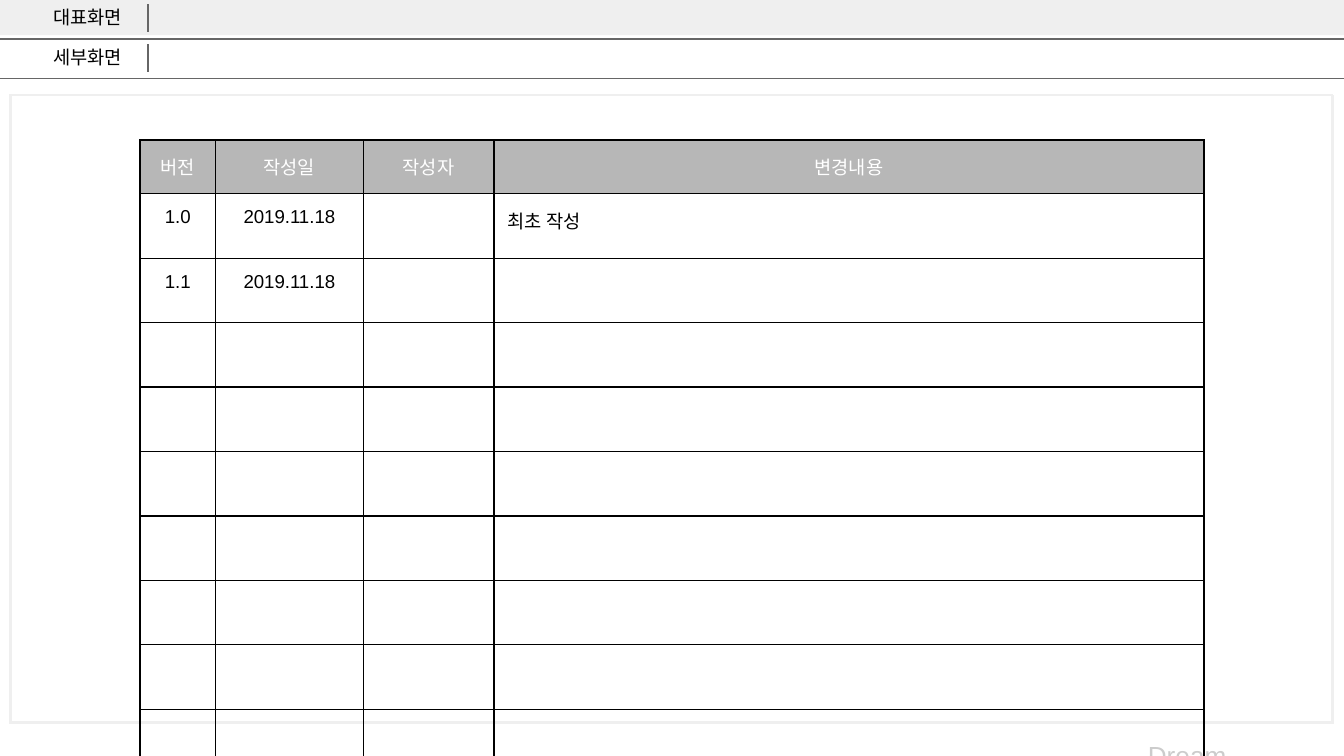
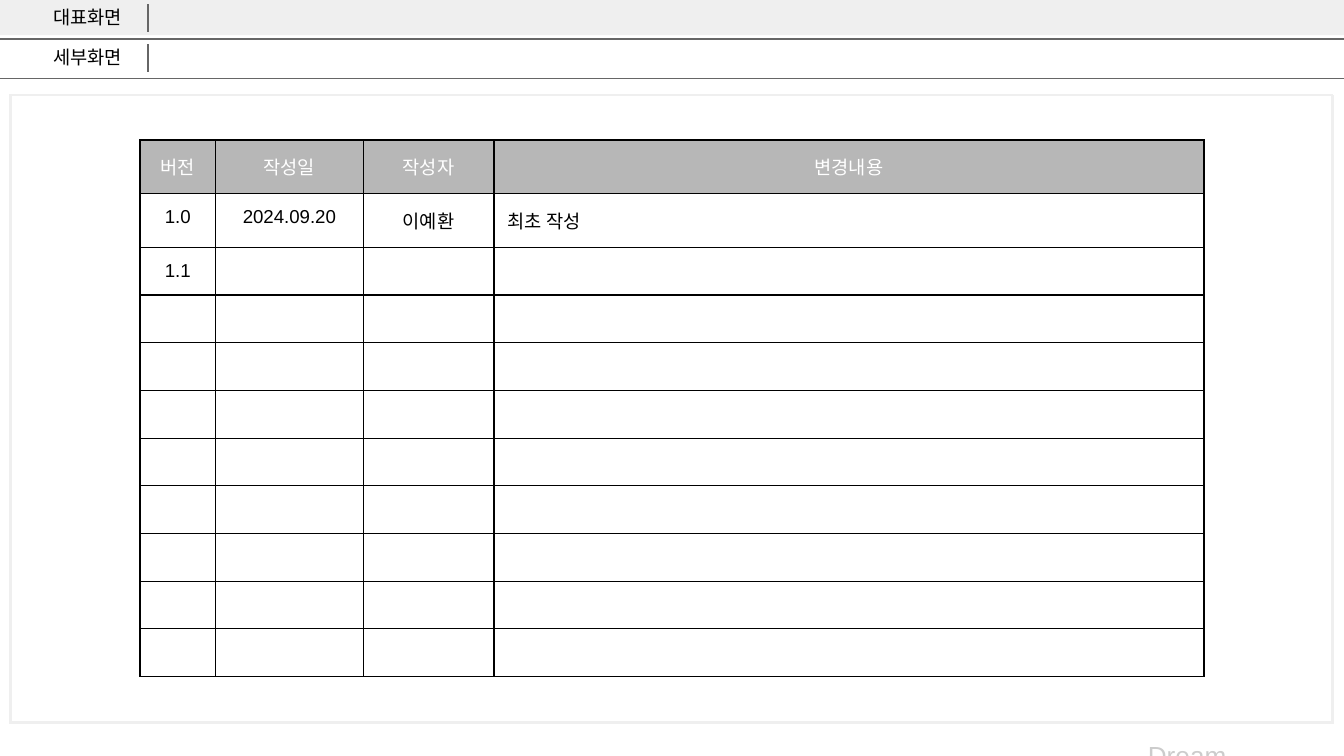
Before and after one commit to lyh5939/Tim_project, a slide deck: slide 2 of note/웹 화면설계서.pptx. Drawn at 1344x756 pixels with LibreOffice and Linux fonts; fonts in the diff are those of the drawing. Boxes give left, top, right and bottom in pixels: in the first picture for what was removed or moved away, otherwise in the second. Text is boxed around its words. In the diff, an @@ line names an element or a change of style, - is before the commit and + after.

```diff
--- a/note/웹 화면설계서.pptx
+++ b/note/웹 화면설계서.pptx
@@ table at <box>140,140,1203,681</box> @@
-row 2, column 2: 2019.11.18
+row 2, column 2: 2024.09.20
-row 2, column 3: 
+row 2, column 3: 이예환
-row 3, column 2: 2019.11.18
+row 3, column 2: 
```
Also in this commit, not shown: 5 other slides changed, 2 other files.
